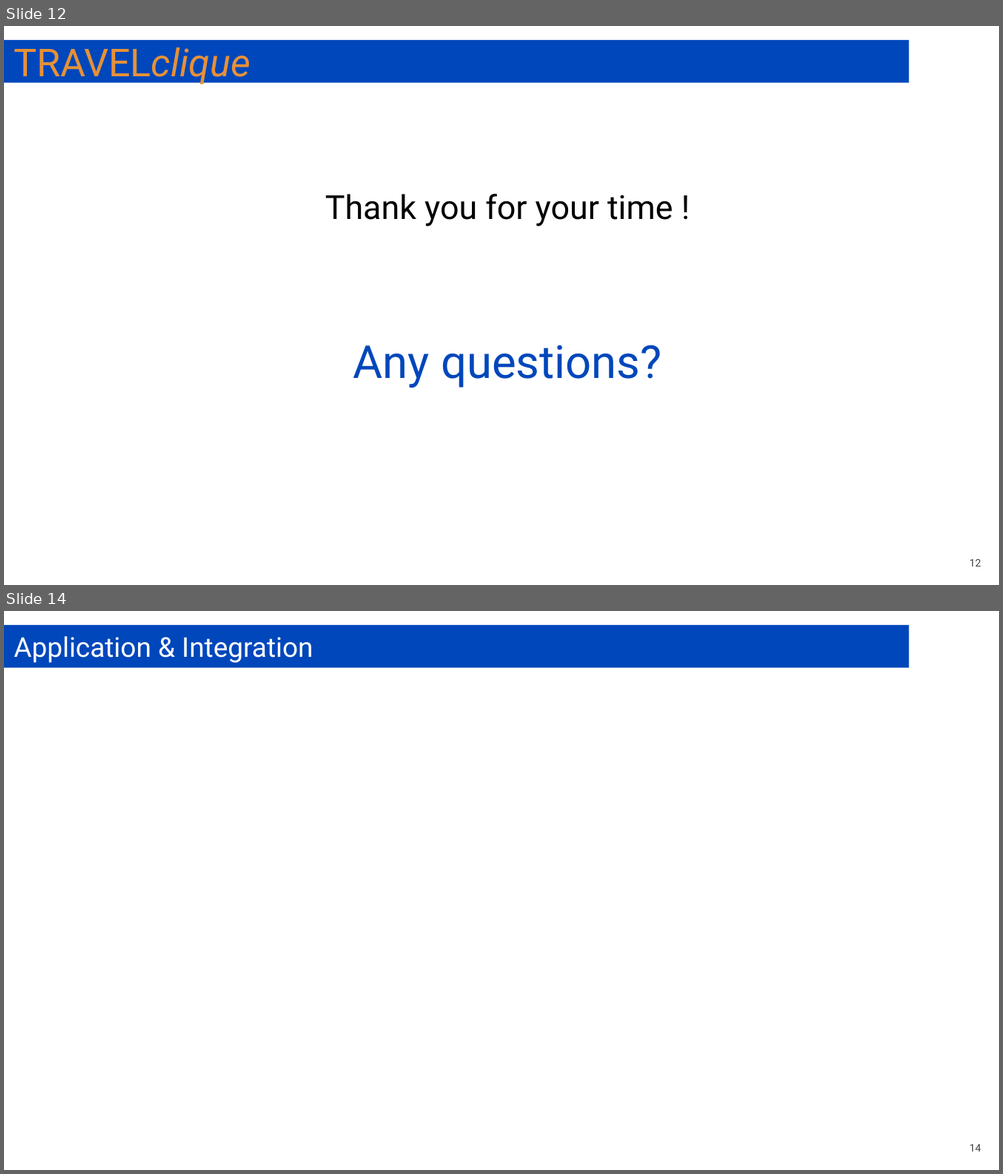
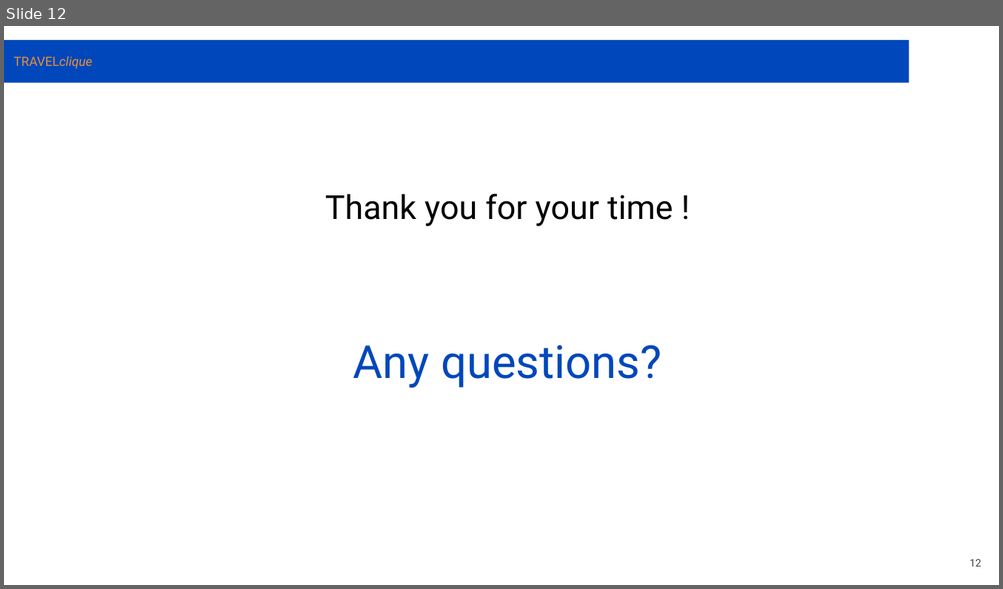
Before and after one commit to leecowdrey/Case-Study-Travel-Agency-Architecture, a slide deck: TRAVELclique Case Study.pptx. Shown one above the other, each under a label of ours: slides 12 and 14 before the commit, slide 12 after it; the slides between them are not shown. The pictures are 1003x1174 and 1003x589 pixels, drawn with LibreOffice and Linux fonts; fonts in the diff are those of the drawing; background and template pictures are left out. Boxes give left, top, right and bottom in pixels: in the first picture for what was removed or moved away, otherwise in the second. Text is boxed around its words. In the diff, an @@ line names an element or a change of style, - is before the commit and + after.

```diff
--- a/TRAVELclique Case Study.pptx
+++ b/TRAVELclique Case Study.pptx
@@ slide 14 removed at [4,611,999,1170], background picture (left out); not listed: 1 template element that a slide beside it also shows @@
@@ title removed at [4,625,909,668] @@
-Application & Integration
@@ page number removed at [969,1145,981,1152] @@
-14
@@ slide 12 changed as well @@
@@ rectangle "TRAVELclique" at [4,40,909,83]: size 27.9 to 9.3 pt; title to rectangle @@
```
Also in this commit, not shown: 11 other slides changed, 2 other slides removed, 1 other file.
